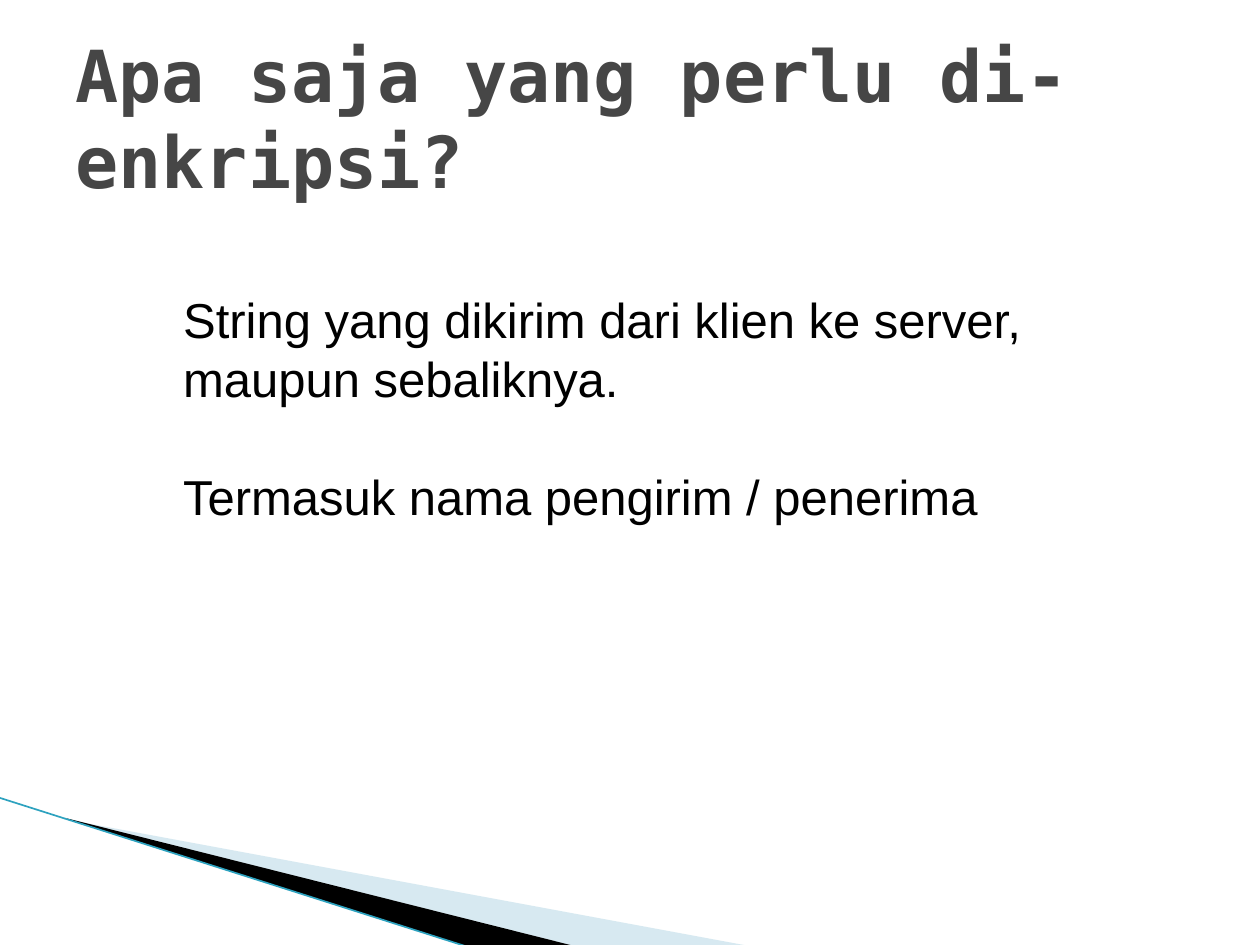
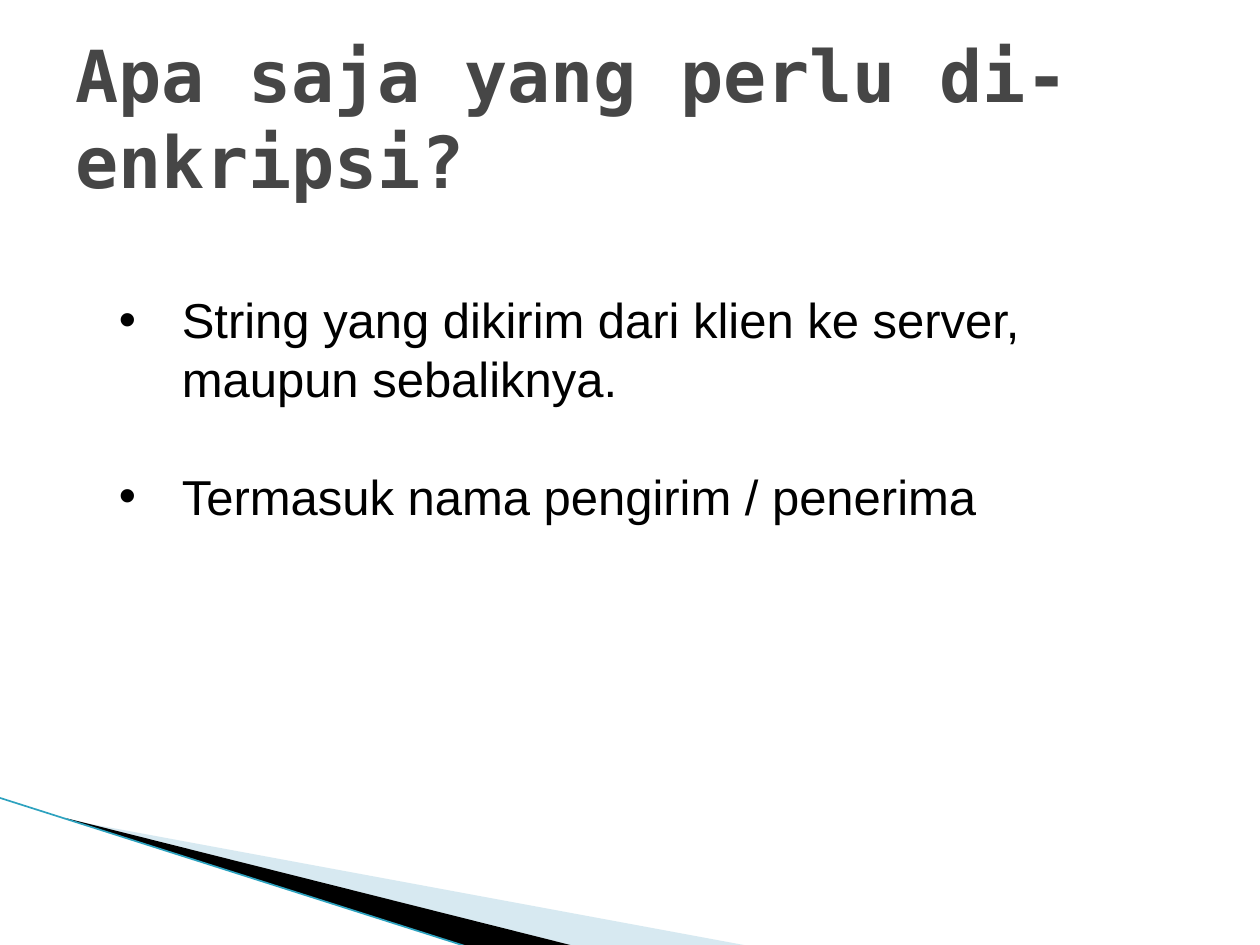
Before and after one commit to briliantnugraha/Project-KIJ-D, a slide deck: slide 3 of Chatting.ppt. Drawn at 1260x945 pixels with LibreOffice and Linux fonts; fonts in the diff are those of the drawing; background and template pictures are left out. Boxes give left, top, right and bottom in pixels: in the first picture for what was removed or moved away, otherwise in the second. Text is boxed around its words. In the diff, an @@ line names an element or a change of style, - is before the commit and + after.

Commit message:
chatting-update
update metode enkripsi, tambah screenshot bukti rc4 faster

```diff
--- a/Chatting.ppt
+++ b/Chatting.ppt
@@ text "String yang dikirim dari klien ..." at box(182, 302, 1020, 525): bullet none to • @@
```
Also in this commit, not shown: 3 other slides changed, 3 other files.
